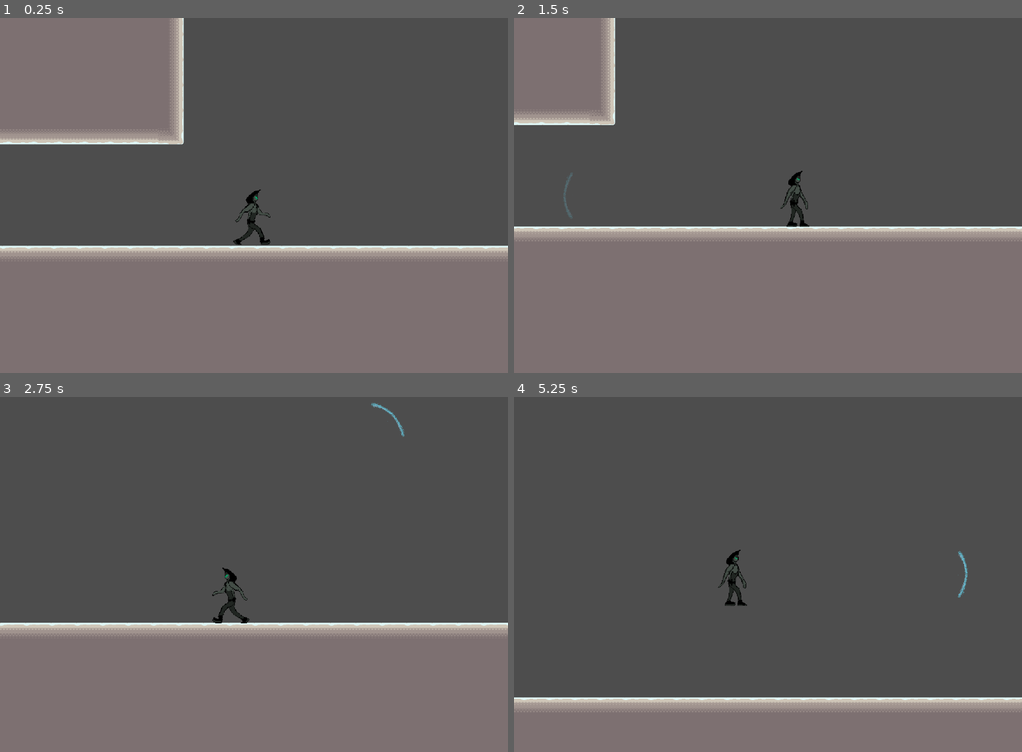
Above: before the commit, frames 1-4 (two rows, left to right).
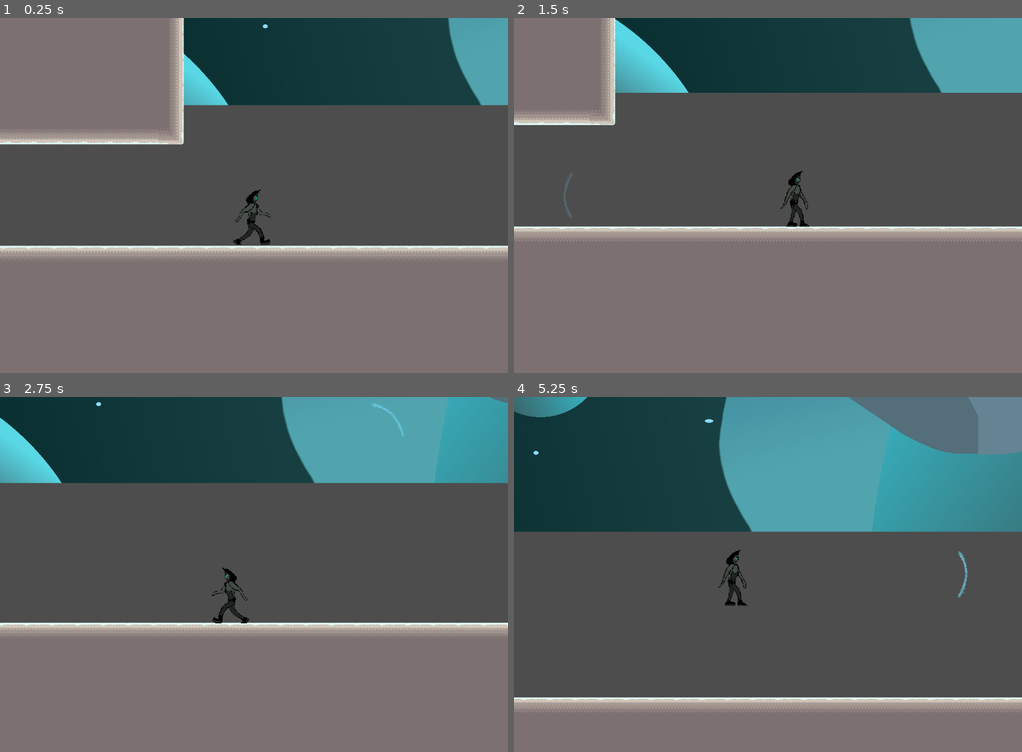
Above: after the commit, the same moments.

Repository: ParkHyun122/PlatformerGameJam2
Game: Godot game, scene res://Scenes/Levels/level_1.tscn
Same seed, same stepped clock (60 frames per second), same inputs: the game is played once before the commit and once after it. This scene is started directly instead of the project's main scene. The engine's default icon, where the game draws it, is replaced by a stand-in: a white triangle on a blue panel in a dark square.
Inputs (mouse positions are in pixels of both pictures, inside the frame that each line leads up to):
- Up to frame 1 (0.25 s): no input
- Up to frame 2 (1.5 s): move the mouse to (879, 177) at 0.52 s; hold S (crouch) 0.53-1.28 s; hold D (right) from 0.53 s (still down); tap W (jump) at 0.77 s; move the mouse to (666, 213) at 1.27 s; tap E (interact) at 1.35 s
- Up to frame 3 (2.75 s): tap W (jump) at 1.52 s; move the mouse to (304, 496) at 2.02 s; release D (right) at 2.03 s; hold A (left) from 2.03 s (still down); click (304, 496) at 2.1 s
- Up to frame 4 (5.25 s): move the mouse to (742, 645) at 2.77 s; release A (left) at 2.78 s; hold D (right) 2.78-4.28 s; tap Space (zip) at 2.85 s; tap W (jump) at 3.02, 3.77, 4.52 s; move the mouse to (920, 627) at 3.52 s; hold S (crouch) 3.53-4.28 s; move the mouse to (615, 521) at 4.27 s; hold A (left) 4.28-5.03 s; tap E (interact) at 4.35 s; move the mouse to (793, 574) at 5.02 s; hold D (right) from 5.03 s (still down); click (793, 574) at 5.1 s

The runs differ from the first frame. In frame 1, 16% of the frame differs, in the area x 36-100%, y 0-25%; in frame 2, 17%; in frame 3, 24%; in frame 4, 38%, in the area x 0-100%, y 0-39%.

Commit message:
background..?

Diff:
--- a/Scenes/Levels/level_1.tscn
+++ b/Scenes/Levels/level_1.tscn
@@ -6,6 +6,7 @@
 [ext_resource type="PackedScene" uid="uid://t4fp7j4rie76" path="res://Scenes/Platform/cling_platform.tscn" id="3_3mqfk"]
 [ext_resource type="PackedScene" uid="uid://dejtb47s8ok4" path="res://Scenes/Enemies/butler_guard.tscn" id="4_iixi8"]
 [ext_resource type="PackedScene" uid="uid://c7onocjkgwvn4" path="res://Scenes/Interactables/button.tscn" id="5_cyadu"]
+[ext_resource type="Texture2D" uid="uid://dpo4tfdih1bqb" path="res://Assets/maps/backgrounds/background1.png" id="7_5f3p6"]
 
 [sub_resource type="TileSetAtlasSource" id="TileSetAtlasSource_4dpyx"]
 texture = ExtResource("1_tlcug")
@@ -444,3 +445,26 @@
 position = Vector2(2345, -526)
 collision_layer = 20
 collision_mask = 32
+
+[node name="ParallaxBackground" type="ParallaxBackground" parent="." unique_id=580614245]
+scroll_offset = Vector2(0.58, 0)
+
+[node name="ParallaxLayer" type="ParallaxLayer" parent="ParallaxBackground" unique_id=80949522]
+texture_filter = 1
+position = Vector2(-1991, 928)
+motion_scale = Vector2(0.65, 0.65)
+
+[node name="TextureRect" type="TextureRect" parent="ParallaxBackground/ParallaxLayer" unique_id=1324223230]
+offset_left = 1842.0
+offset_top = -2581.0
+offset_right = 4282.0
+offset_bottom = -1081.0
+texture = ExtResource("7_5f3p6")
+
+[node name="Control" type="Control" parent="." unique_id=1048198571]
+layout_mode = 3
+anchors_preset = 0
+offset_left = 1841.0
+offset_top = -2583.0
+offset_right = 1841.0
+offset_bottom = -2543.0
Binary file added: Assets/maps/backgrounds/background1.png
Not shown, added: Assets/maps/backgrounds/background1.png.import
